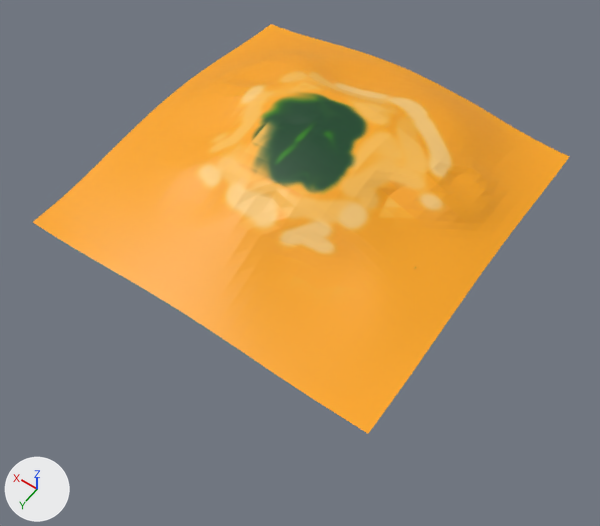
The Blender file models/island.blend, before and after one commit.
One viewpoint serves both versions: a 50 mm lens placed at (-42.1, 61.2, 79.2), pointed at (-2.9, 6.2, -7.2). Arrows for +X, +Y and +Z are at lower left; the lights stay in place.
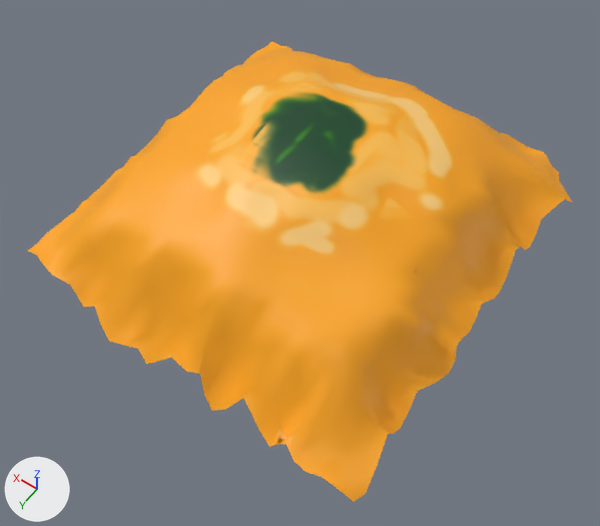
Pixel boxes [x1, y1, x2, y2] of what changed, in the pictures (600 x 526 px):
'Plane', reshaped (12% taller)
    before: [33, 24, 570, 434]
    after: [28, 41, 573, 502]

What changed in the scene script:
```text
Change me_plane:
    used by ob_plane; location = (0.0, 0.0, 0.0); scale = (25.0, 25.0, 1.0)
    remove me_plane.from_pydata(...)  # 1025 vertices, 961 faces; spans x -1.0..1.0, y -1.0..1.0, z 0.0..8.98
    add me_plane.from_pydata(...)  # 1025 vertices, 961 faces; spans x -1.11..1.14, y -1.21..1.16, z -11.53..8.98
    me_plane part 1: 463 of 1025 vertices moved; they spanned x -1.0..1.0, y -1.0..1.0, z 0.0..5.15 and now span x -1.11..1.14, y -1.21..1.16, z -11.53..5.14; mean shift (0.01, -0.01, -5.08); largest move (-0.29, 1.0, 0.68) -> (-0.22, 1.13, -11.23)
```
